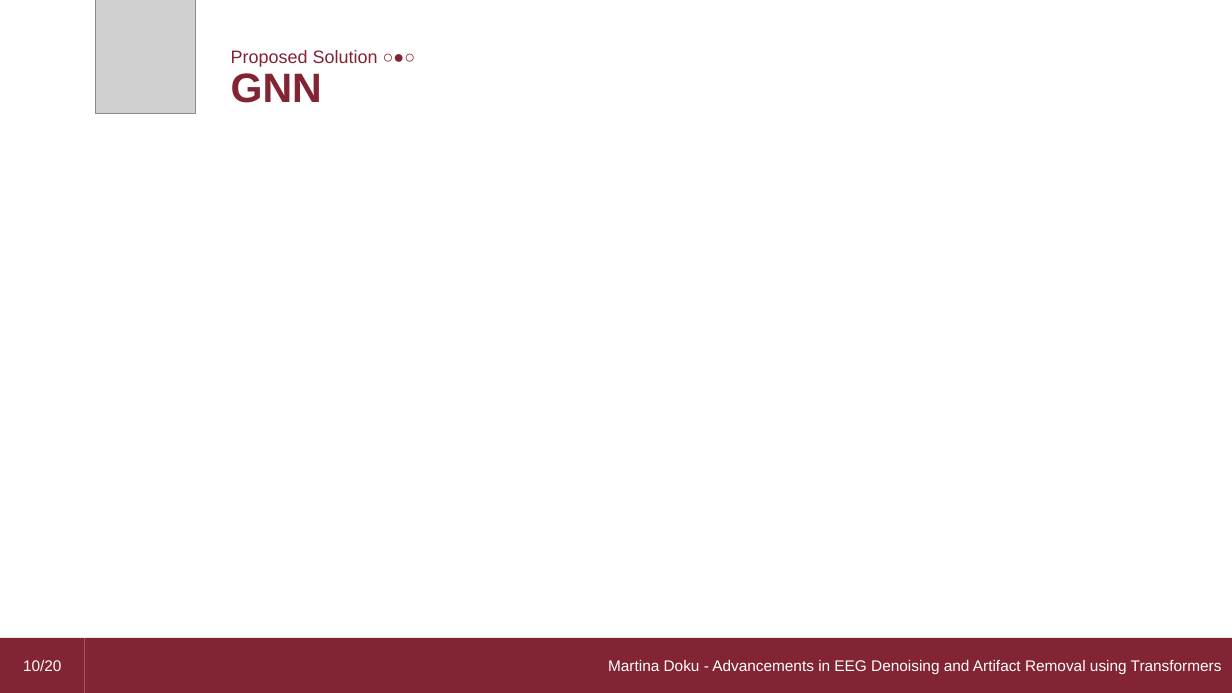
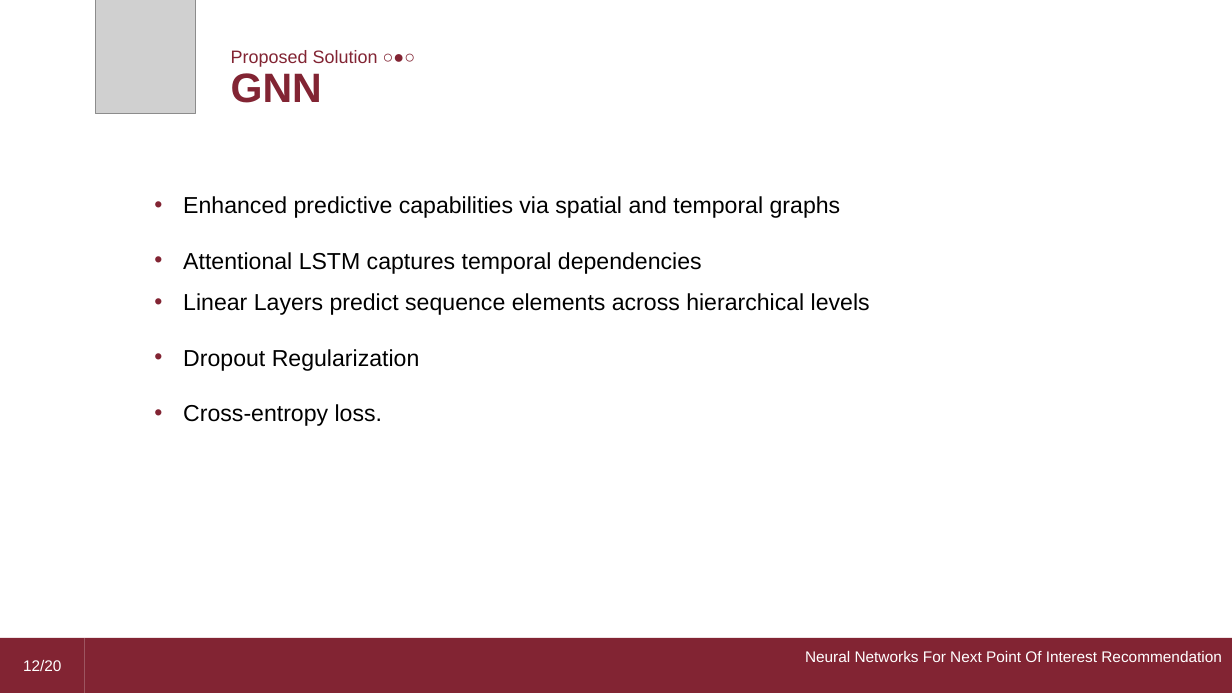
Before and after one commit to dario-loi/foursquare, a slide deck: slide 12 of presentation.pptm (slide 10 before the commit). Drawn at 1232x693 pixels with LibreOffice and Linux fonts; fonts in the diff are those of the drawing; grey boxes stand for pictures. Boxes give left, top, right and bottom in pixels: in the first picture for what was removed or moved away, otherwise in the second. Text is boxed around its words. In the diff, an @@ line names an element or a change of style, - is before the commit and + after.

```diff
--- a/presentation.pptm
+++ b/presentation.pptm
@@ text added at (183,196,870,426), 18 pt, text #000000 @@
+• Enhanced predictive capabilities via spatial and temporal graphs
+• Attentional LSTM captures temporal dependencies
+• Linear Layers predict sequence elements across hierarchical levels
+• Dropout Regularization
+• Cross-entropy loss.
@@ text in rectangle at (805,651,1222,662): text changed @@
-Martina Doku - Advancements in EEG Denoising and Artifact Removal using Transformers
+Neural Networks For Next Point Of Interest Recommendation
@@ page number at (23,660,61,671): text changed @@
-10/20
+12/20
```
Also in this commit, not shown: 14 other slides changed, 3 slides added, 1 slide removed.
